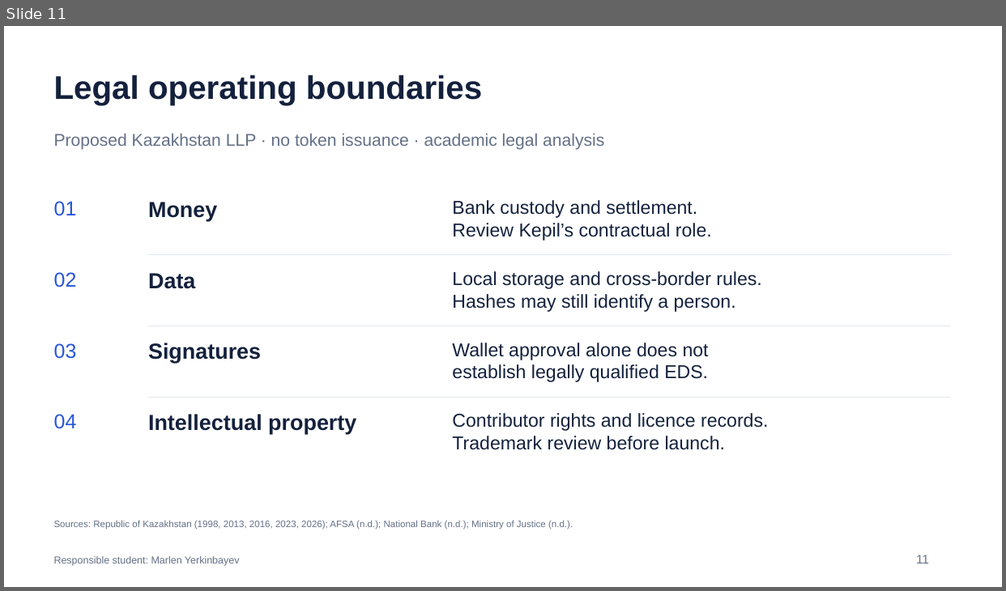
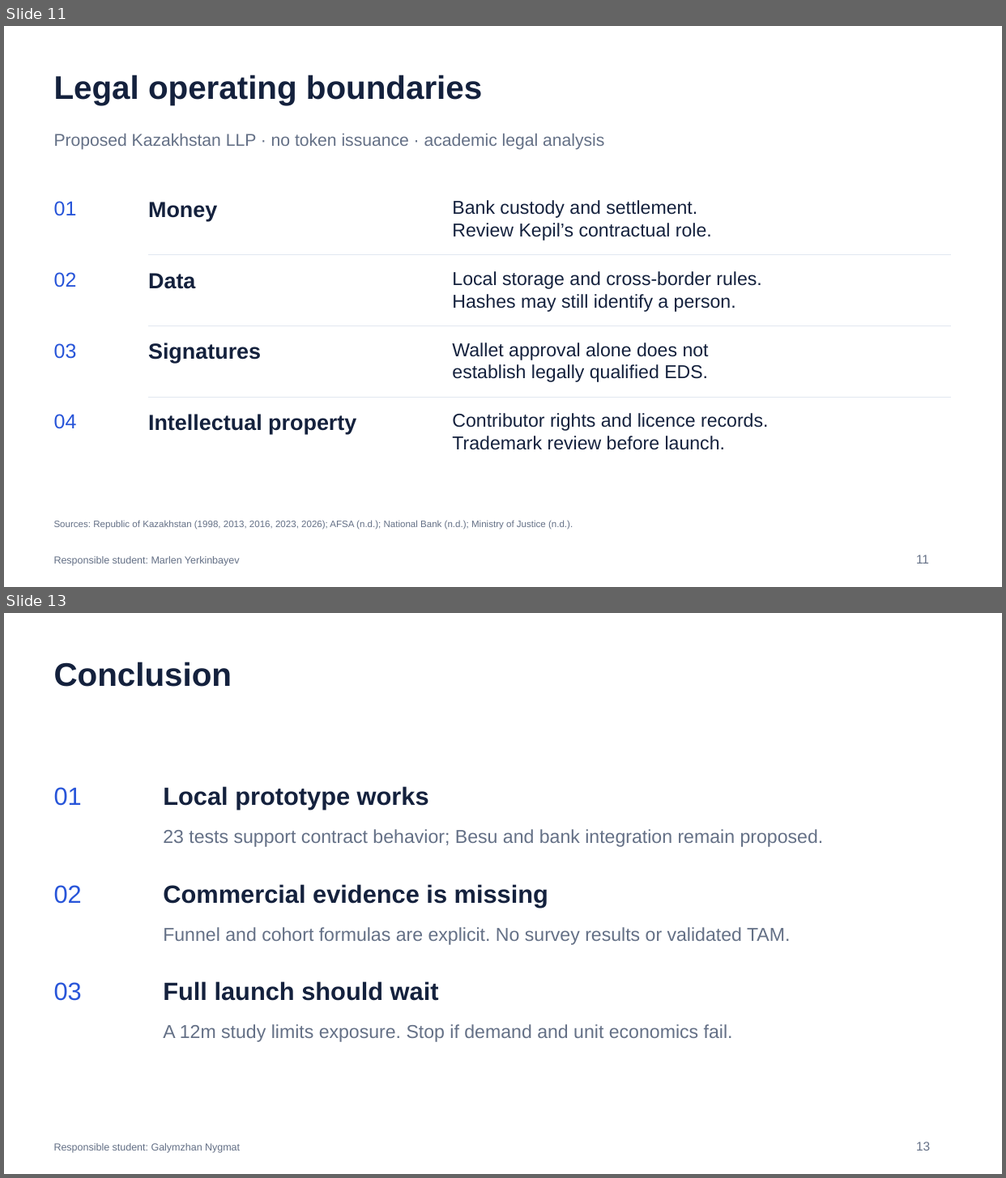
Before and after one commit to Arlan-prog/FinanceFinal, a slide deck: Final_Project_Presentation.pptx. Shown one above the other, each under a label of ours: slide 11 before the commit, slides 11 and 13 after it; the slides between them are not shown. The pictures are 1006x591 and 1006x1178 pixels, drawn with LibreOffice and Linux fonts; fonts in the diff are those of the drawing. Boxes give left, top, right and bottom in pixels: in the first picture for what was removed or moved away, otherwise in the second. Text is boxed around its words. In the diff, an @@ line names an element or a change of style, - is before the commit and + after.

```diff
--- a/Final_Project_Presentation.pptx
+++ b/Final_Project_Presentation.pptx
@@ slide 13 added at bbox=[4, 613, 1002, 1174], background #FFFFFF @@
@@ text added at bbox=[54, 662, 232, 687], 31.5 pt, text #14213D, bold @@
+Conclusion
@@ text added at bbox=[54, 787, 82, 806], 24 pt, text #2855D9 @@
+01
@@ text added at bbox=[163, 786, 429, 810], 24 pt, text #14213D, bold @@
+Local prototype works
@@ text added at bbox=[163, 829, 824, 847], 18 pt, text #647086 @@
+23 tests support contract behavior; Besu and bank integration remain proposed.
@@ text added at bbox=[54, 885, 82, 904], 24 pt, text #2855D9 @@
+02
@@ text added at bbox=[163, 884, 548, 907], 24 pt, text #14213D, bold @@
+Commercial evidence is missing
@@ text added at bbox=[163, 927, 790, 945], 18 pt, text #647086 @@
+Funnel and cohort formulas are explicit. No survey results or validated TAM.
@@ text added at bbox=[54, 982, 82, 1001], 24 pt, text #2855D9 @@
+03
@@ text added at bbox=[163, 982, 439, 1001], 24 pt, text #14213D, bold @@
+Full launch should wait
@@ text added at bbox=[163, 1024, 733, 1042], 18 pt, text #647086 @@
+A 12m study limits exposure. Stop if demand and unit economics fail.
@@ text added at bbox=[54, 1144, 240, 1153], 9.8 pt, text #647086 @@
+Responsible student: Galymzhan Nygmat
@@ text added at bbox=[916, 1142, 930, 1151], 12 pt, text #647086 @@
+13
```
Also in this commit, not shown: 9 slides changed, 6 other slides added, 4 slides removed, 17 other files.
